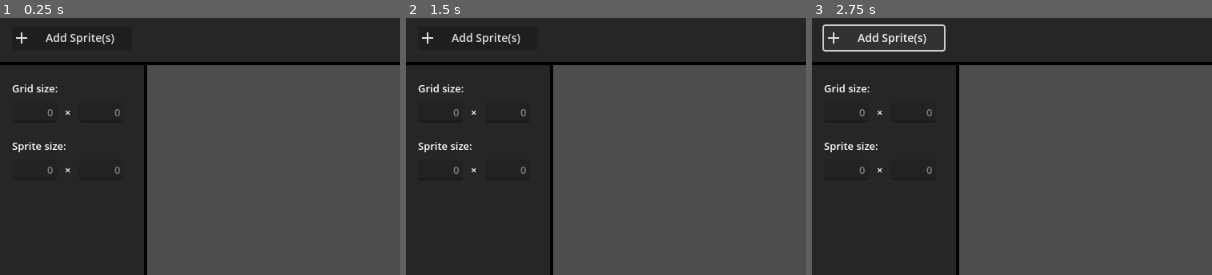
Above: before the commit, frames 1-3 (left to right).
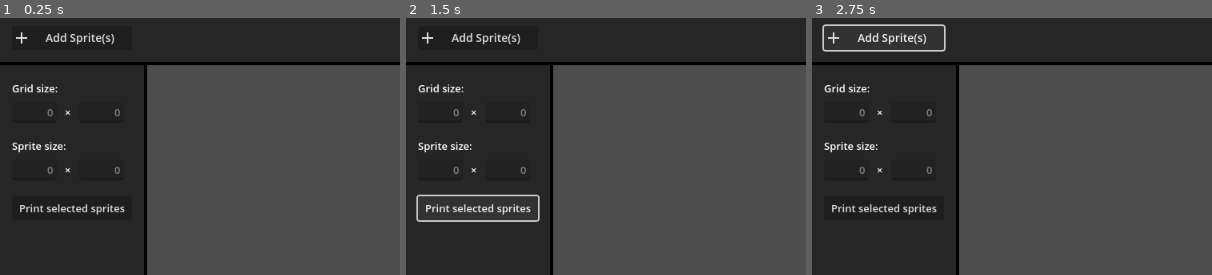
Above: after the commit, the same moments.

Repository: caleb-tognoli/spritesheetbelli
Game: Godot game, scene res://main/main.tscn
The game is run twice, just before and just after one commit, with the same random seed, the same clock (stepped at 60 frames per second) and the same inputs. The engine's default icon, where the game draws it, is replaced by a stand-in: a white triangle on a blue panel in a dark square.
Inputs (mouse positions are % of the whole screen's width and height, from its top left):
- Up to frame 1 (0.25 s): no input
- Up to frame 2 (1.5 s): click (99, 11) at 0.5 s; click (9, 37) at 1.25 s, where only the run after the commit has a clickable "Print selected sprites"
- Up to frame 3 (2.75 s): click "Add Sprite(s)" at 2 s
The pictures show only the part of the screen within x 0-50%, y 0-50%; the shares and areas given below are measured in that part.

The runs differ from the first frame. In frame 1, 0.4% of the frame differs, in the area x 5-32%, y 72-77%; in frame 2, 1.2%, in the area x 2-34%, y 68-80%; in frame 3, 0.4%.

Commit message:
Added preview frame selection

Diff:
--- a/main/main.tscn
+++ b/main/main.tscn
@@ -307,6 +307,13 @@
 script = ExtResource("9_hy223")
 default_value = "0"
 
+[node name="PrintSelected" type="Button" parent="VBoxContainer/HBoxContainer/ToolBar/MarginContainer/VBoxContainer"]
+unique_name_in_owner = true
+custom_minimum_size = Vector2(150, 30)
+layout_mode = 2
+size_flags_vertical = 4
+text = "Print selected sprites"
+
 [node name="PreviewArea" parent="VBoxContainer/HBoxContainer" instance=ExtResource("6_q2y6a")]
 unique_name_in_owner = true
 layout_mode = 2
--- a/main/main_ui.gd
+++ b/main/main_ui.gd
@@ -13,6 +13,7 @@
 @onready var add_sprites: Button = %AddSprites
 @onready var export_sprites: Button = %ExportSprites
 @onready var export_spritesheet: Button = %ExportSpritesheet
+@onready var print_selected: Button = %PrintSelected
 @onready var spritesheet_width: Label = %SpritesheetWidth
 @onready var spritesheet_height: Label = %SpritesheetHeight
 
@@ -47,6 +48,11 @@
 			var height: int = int(str_height)
 			var width: int = (Global.spritesheet.sprite_size.x * height) / Global.spritesheet.sprite_size.y
 			Global.spritesheet.resize_frames(Vector2i(width, height))
+	)
+
+	print_selected.pressed.connect(
+		func():
+			print(preview_area.spritesheet_preview.get_selected_frames().keys())
 	)
 
 
--- a/project.godot
+++ b/project.godot
@@ -49,3 +49,8 @@
 "events": [Object(InputEventMouseButton,"resource_local_to_scene":false,"resource_name":"","device":-1,"window_id":0,"a …(257 unchanged characters)…
 ]
 }
+select={
+"deadzone": 0.5,
+"events": [Object(InputEventMouseButton,"resource_local_to_scene":false,"resource_name":"","device":-1,"window_id":0,"alt_pressed":false,"shift_pressed":false,"ctrl_pressed":false,"meta_pressed":false,"button_mask":1,"position":Vector2(216, 28),"global_position":Vector2(225, 74),"factor":1.0,"button_index":1,"canceled":false,"pressed":true,"double_click":false,"script":null)
+]
+}
--- a/spritesheet_preview/frame/frame.gd
+++ b/spritesheet_preview/frame/frame.gd
@@ -1,5 +1,38 @@
 class_name SpritesheetPreviewFrame
 extends TextureRect
+
+
+signal selection_updated
+
+enum SelectionMode {NONE, SELECTING, DESELECTING}
+
+@onready var selection_panel: Panel = $SelectionPanel
+
+static var selection_mode: SelectionMode = SelectionMode.NONE
+
+var selected := false:
+	set = set_selected
+var coordinate_in_spritesheet := -Vector2i.ONE
+var img: Image
+
+
+func _ready() -> void:
+	mouse_entered.connect(
+		func():
+			if Input.is_action_pressed("select"):
+				if selection_mode == SelectionMode.SELECTING:
+					set_selected(true)
+				elif selection_mode == SelectionMode.DESELECTING:
+					set_selected(false)
+	)
+
+
+func _gui_input(event: InputEvent) -> void:
+	if event is InputEventMouseButton:
+		if event.button_index == MOUSE_BUTTON_LEFT and event.pressed:
+			var s := not selected
+			selection_mode = SelectionMode.SELECTING if s else SelectionMode.DESELECTING
+			set_selected(s)
 
 
 func setup(spritesheet: Spritesheet, coordinate: Vector2i):
@@ -14,3 +47,12 @@
 	coordinate_label.text = str(coordinate.y * spritesheet.grid_size.x + coordinate.x)
 	if size < Vector2(50, 50):
 		coordinate_label.visible = false
+
+	coordinate_in_spritesheet = coordinate
+	img = spritesheet.frames[coordinate]
+
+
+func set_selected(v: bool):
+	selected = v
+	selection_panel.visible = selected
+	selection_updated.emit()
--- a/spritesheet_preview/frame/frame.tscn
+++ b/spritesheet_preview/frame/frame.tscn
@@ -1,7 +1,15 @@
-[gd_scene load_steps=3 format=3 uid="uid://csfu10ulogvu8"]
+[gd_scene load_steps=4 format=3 uid="uid://csfu10ulogvu8"]
 
 [ext_resource type="Texture2D" uid="uid://yfnqdhn1ala3" path="res://icon.svg" id="1_dbl23"]
 [ext_resource type="Script" path="res://spritesheet_preview/frame/frame.gd" id="2_3soor"]
+
+[sub_resource type="StyleBoxFlat" id="StyleBoxFlat_ub8xi"]
+bg_color = Color(0.0768359, 0.0768358, 0.0768358, 0.764706)
+border_width_left = 5
+border_width_top = 5
+border_width_right = 5
+border_width_bottom = 5
+border_color = Color(0.0501987, 0.423076, 0.649578, 1)
 
 [node name="Frame" type="TextureRect"]
 offset_right = 128.0
@@ -9,6 +17,17 @@
 texture = ExtResource("1_dbl23")
 stretch_mode = 3
 script = ExtResource("2_3soor")
+
+[node name="SelectionPanel" type="Panel" parent="."]
+visible = false
+layout_mode = 1
+anchors_preset = 15
+anchor_right = 1.0
+anchor_bottom = 1.0
+grow_horizontal = 2
+grow_vertical = 2
+mouse_filter = 1
+theme_override_styles/panel = SubResource("StyleBoxFlat_ub8xi")
 
 [node name="MarginContainer" type="MarginContainer" parent="."]
 layout_mode = 1
--- a/spritesheet_preview/preview_area.gd
+++ b/spritesheet_preview/preview_area.gd
@@ -3,8 +3,34 @@
 
 
 @onready var spritesheet_preview: SpritesheetPreview = %SpritesheetPreview
+@onready var select_all_btn: Button = %SelectAll
+@onready var select_none_btn: Button = %SelectNone
+@onready var num_selected: Label = %NumSelected
+
 @onready var zoom: Label = %Zoom
+
+
+func _ready() -> void:
+	updated_ui()
+	spritesheet_preview.preview_updated.connect(updated_ui)
+	select_all_btn.pressed.connect(select_all.bind(true))
+	select_none_btn.pressed.connect(select_all.bind(false))
 
 
 func _process(_delta: float) -> void:
 	zoom.text = str(spritesheet_preview.camera.zoom.x * 100).pad_decimals(0) + "%"
+
+
+func updated_ui() -> void:
+	var is_empty := spritesheet_preview.spritesheet.is_empty()
+	select_all_btn.visible = not is_empty
+	select_none_btn.visible = not is_empty
+
+	var selection_size := spritesheet_preview.get_selected_frames().size()
+	num_selected.visible = not is_empty and not selection_size == 0
+	num_selected.text = "%d selected" % [selection_size]
+
+
+func select_all(select: bool) -> void:
+	for frame: SpritesheetPreviewFrame in spritesheet_preview.frames.get_children():
+		frame.selected = select
--- a/spritesheet_preview/preview_area.tscn
+++ b/spritesheet_preview/preview_area.tscn
@@ -1,10 +1,13 @@
-[gd_scene load_steps=8 format=3 uid="uid://dr85rkajtgbvy"]
+[gd_scene load_steps=9 format=3 uid="uid://dr85rkajtgbvy"]
 
 [ext_resource type="Theme" uid="uid://cnu73lcdoioiq" path="res://themes/preview_area_theme.tres" id="1_4ihnc"]
 [ext_resource type="Script" path="res://spritesheet_preview/preview_area.gd" id="2_olheg"]
 [ext_resource type="Script" path="res://spritesheet_preview/spritesheet_preview.gd" id="3_ejlv6"]
 [ext_resource type="Texture2D" uid="uid://2awyv2ldg0y5" path="res://icons/CenterView.svg" id="4_eb4du"]
 [ext_resource type="Script" path="res://spritesheet_preview/center_view.gd" id="5_p2elb"]
+
+[sub_resource type="Theme" id="Theme_kqwoj"]
+default_font_size = 11
 
 [sub_resource type="InputEventKey" id="InputEventKey_ee6yd"]
 device = -1
@@ -47,34 +50,68 @@
 [node name="Camera2D" type="Camera2D" parent="PreviewContainer/SubViewport/SpritesheetPreview"]
 position = Vector2(-50, -50)
 anchor_mode = 0
+editor_draw_screen = false
 
-[node name="Sprites" type="Node2D" parent="PreviewContainer/SubViewport/SpritesheetPreview"]
+[node name="Frames" type="Node2D" parent="PreviewContainer/SubViewport/SpritesheetPreview"]
 z_index = -10
 texture_filter = 1
 
 [node name="MarginContainer" type="MarginContainer" parent="."]
 layout_mode = 1
-anchors_preset = 1
-anchor_left = 1.0
+anchors_preset = 15
 anchor_right = 1.0
-offset_left = -31.0
-offset_bottom = 17.0
-grow_horizontal = 0
+anchor_bottom = 1.0
+grow_horizontal = 2
+grow_vertical = 2
+mouse_filter = 2
+theme_override_constants/margin_left = 8
 theme_override_constants/margin_top = 2
 theme_override_constants/margin_right = 5
+theme_override_constants/margin_bottom = 8
 
-[node name="HBoxContainer" type="HBoxContainer" parent="MarginContainer"]
+[node name="SelectionOptions" type="HBoxContainer" parent="MarginContainer"]
 layout_mode = 2
+size_flags_horizontal = 0
+size_flags_vertical = 8
+theme = SubResource("Theme_kqwoj")
+theme_override_constants/separation = 10
+
+[node name="HBoxContainer" type="HBoxContainer" parent="MarginContainer/SelectionOptions"]
+layout_mode = 2
+theme_override_constants/separation = 8
+
+[node name="SelectAll" type="Button" parent="MarginContainer/SelectionOptions/HBoxContainer"]
+unique_name_in_owner = true
+custom_minimum_size = Vector2(85, 0)
+layout_mode = 2
+text = "Select All"
+
+[node name="SelectNone" type="Button" parent="MarginContainer/SelectionOptions/HBoxContainer"]
+unique_name_in_owner = true
+custom_minimum_size = Vector2(85, 0)
+layout_mode = 2
+text = "Select None"
+
+[node name="NumSelected" type="Label" parent="MarginContainer/SelectionOptions"]
+unique_name_in_owner = true
+layout_mode = 2
+text = "0 selected"
+vertical_alignment = 1
+
+[node name="CameraOptions" type="HBoxContainer" parent="MarginContainer"]
+layout_mode = 2
+size_flags_horizontal = 8
+size_flags_vertical = 0
 theme_override_constants/separation = 10
 alignment = 2
 
-[node name="Zoom" type="Label" parent="MarginContainer/HBoxContainer"]
+[node name="Zoom" type="Label" parent="MarginContainer/CameraOptions"]
 unique_name_in_owner = true
 layout_mode = 2
 text = "100%
 "
 
-[node name="CenterView" type="TextureButton" parent="MarginContainer/HBoxContainer" node_paths=PackedStringArray("camera")]
+[node name="CenterView" type="TextureButton" parent="MarginContainer/CameraOptions" node_paths=PackedStringArray("camera")]
 layout_mode = 2
 shortcut = SubResource("Shortcut_fwngg")
 texture_normal = ExtResource("4_eb4du")
--- a/spritesheet_preview/spritesheet_preview.gd
+++ b/spritesheet_preview/spritesheet_preview.gd
@@ -1,16 +1,20 @@
 class_name SpritesheetPreview
 extends Node2D
 
+
+signal preview_updated
+
 const FRAME_SCENE := preload("res://spritesheet_preview/frame/frame.tscn")
+const GRID_COLOR := Color(Color.LIGHT_GRAY, 0.8)
 const MOUSE_WHEEL_ZOOM_FORCE := 0.2
 const MAX_ZOOM := 10
 const MIN_ZOOM := 0.02
 
 @onready var camera: Camera2D = $Camera2D
-@onready var sprites: Node2D = $Sprites
+@onready var frames: Node2D = $Frames
 
 
-var spritesheet: Spritesheet:
+var spritesheet: Spritesheet = Spritesheet.new():
 	set(v):
 		spritesheet = v
 		v.updated.connect(update_preview)
@@ -44,24 +48,34 @@
 		draw_line(
 			Vector2(0, row * spritesheet.sprite_size.y),
 			Vector2(spritesheet.grid_size.x * spritesheet.sprite_size.x, row * spritesheet.sprite_size.y),
-			Color.WHITE,
+			GRID_COLOR,
 		)
 
 	for column in spritesheet.grid_size.x + 1:
 		draw_line(
 			Vector2(column * spritesheet.sprite_size.x, 0),
 			Vector2(column * spritesheet.sprite_size.x, spritesheet.grid_size.y * spritesheet.sprite_size.y),
-			Color.WHITE,
+			GRID_COLOR,
 		)
 
 
 func update_preview() -> void:
-	for child in sprites.get_children():
+	for child in frames.get_children():
 		child.queue_free()
 
 	for img_coord in spritesheet.frames:
 		var frame: SpritesheetPreviewFrame = FRAME_SCENE.instantiate()
 		frame.setup(spritesheet, img_coord)
-		sprites.add_child(frame)
+		frame.selection_updated.connect(preview_updated.emit)
+		frames.add_child(frame)
 
 	queue_redraw()
+	preview_updated.emit()
+
+
+func get_selected_frames() -> Dictionary:
+	var frames_dict: Dictionary = {}
+	for frame: SpritesheetPreviewFrame in frames.get_children():
+		if frame.selected:
+			frames_dict[frame.coordinate_in_spritesheet] = frame.img
+	return frames_dict
